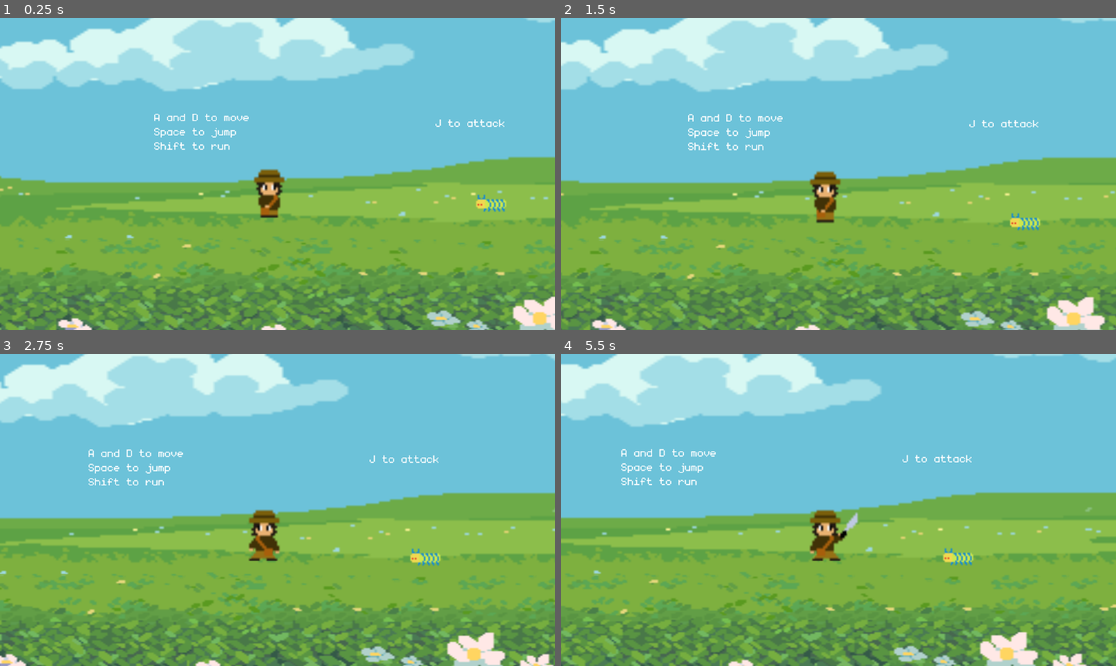
Above: before the commit, frames 1-4 (two rows, left to right).
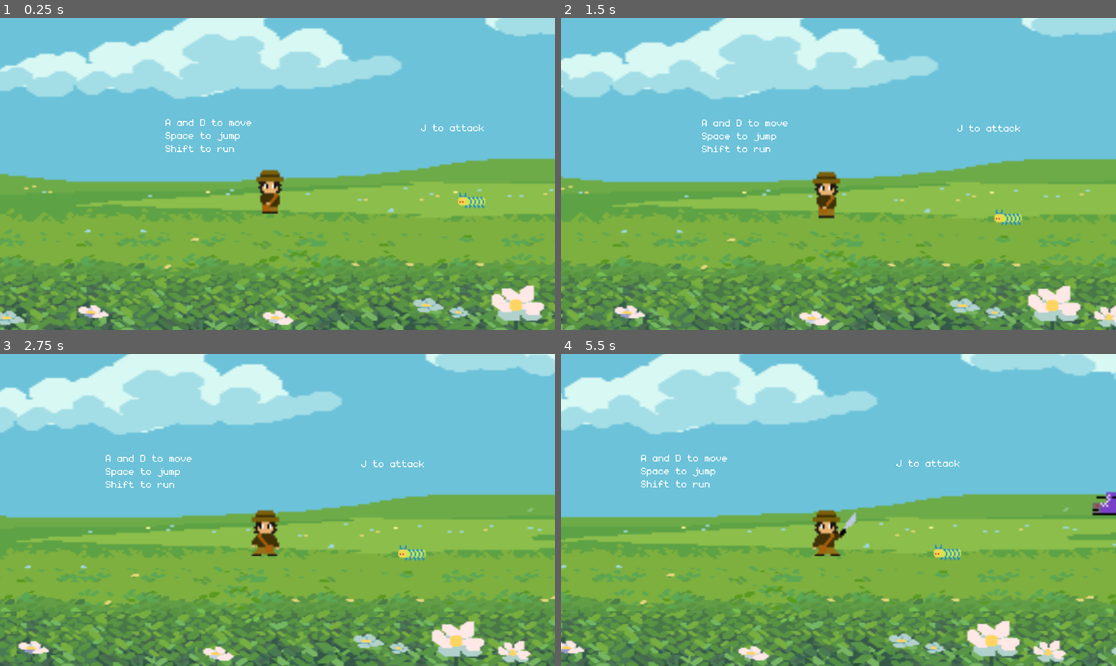
Above: after the commit, the same moments.

Repository: ako3131/traj-flower-frenzy
Game: Godot game, scene res://scenes/level_0.tscn
The game is run twice, just before and just after one commit, with the same random seed, the same clock (stepped at 60 frames per second) and the same inputs. Sound files missing from this copy of the repository are replaced by a short silence.
Inputs:
- Up to frame 1 (0.25 s): no input
- Up to frame 2 (1.5 s): hold D (right) from 0.53 s (still down); tap J (attack) at 0.6 s; tap Space (jump) at 0.77 s; tap Shift (sprint) at 1.35 s
- Up to frame 3 (2.75 s): tap Space (jump) at 1.52 s; release D (right) at 2.03 s; hold A (left) from 2.03 s (still down); tap J (attack) at 2.1 s
- Up to frame 4 (5.5 s): release A (left) at 2.78 s; hold D (right) 2.78-4.28 s; tap Shift (sprint) at 2.85, 4.35 s; tap Space (jump) at 3.02, 3.77, 4.52 s; tap J (attack) at 3.6, 5.1 s; hold A (left) 4.28-5.03 s; hold D (right) from 5.03 s (still down)

The runs differ from the first frame. In frame 1, 25% of the frame differs, in the area x 0-100%, y 0-100%; in frame 2, 25%; in frame 3, 25%; in frame 4, 25%.

Commit message:
changed window and added music

Diff:
--- /dev/null
+++ b/Flower-Frenzy-main/music.gd
@@ -0,0 +1,12 @@
+extends Node2D
+
+@onready var audio_player = $AudioStreamPlayer2D
+
+func _ready():
+	# Ensure the audio plays and loops
+	audio_player.play()
+	audio_player.finished.connect(_on_audio_finished)
+
+func _on_audio_finished():
+	# Restart playback when the audio finishes
+	audio_player.play()
--- /dev/null
+++ b/Flower-Frenzy-main/music.tscn
@@ -0,0 +1,11 @@
+[gd_scene load_steps=3 format=3 uid="uid://co6v5mapptj0s"]
+
+[ext_resource type="Script" path="res://music.gd" id="1_20e8s"]
+[ext_resource type="AudioStream" uid="uid://bgvtfat2tpi6b" path="res://arts/forest.wav" id="1_fsp3w"]
+
+[node name="music" type="Node2D"]
+script = ExtResource("1_20e8s")
+
+[node name="AudioStreamPlayer2D" type="AudioStreamPlayer2D" parent="."]
+stream = ExtResource("1_fsp3w")
+autoplay = true
--- a/Flower-Frenzy-main/project.godot
+++ b/Flower-Frenzy-main/project.godot
@@ -14,6 +14,11 @@
 run/main_scene="res://scenes/level_0.tscn"
 config/features=PackedStringArray("4.3", "GL Compatibility")
 config/icon="res://icon.svg"
+
+[display]
+
+window/size/viewport_width=2304
+window/size/viewport_height=1296
 
 [editor]
 
--- a/Flower-Frenzy-main/scenes/coco.tscn
+++ b/Flower-Frenzy-main/scenes/coco.tscn
@@ -133,7 +133,6 @@
 [node name="Camera2D" type="Camera2D" parent="." node_paths=PackedStringArray("player")]
 position = Vector2(-10, 0)
 scale = Vector2(3.36563, -2.36483)
-zoom = Vector2(0.55, 0.55)
 script = ExtResource("2_cudp5")
 player = NodePath("..")
 
--- a/Flower-Frenzy-main/scenes/level_0.tscn
+++ b/Flower-Frenzy-main/scenes/level_0.tscn
@@ -6,6 +6,7 @@
 [ext_resource type="Texture2D" uid="uid://b2j8kirj8roj2" path="res://arts/summer5/4.png" id="3_ubabo"]
 [ext_resource type="PackedScene" uid="uid://ctvurwa2kqli0" path="res://scenes/coco.tscn" id="4_0xxdp"]
 [ext_resource type="PackedScene" uid="uid://dqwy57ab5g3sg" path="res://scenes/next_level.tscn" id="5_8a5nr"]
+[ext_resource type="PackedScene" uid="uid://co6v5mapptj0s" path="res://music.tscn" id="8_8nlex"]
 [ext_resource type="FontFile" uid="uid://dqurhn86yqfc3" path="res://arts/monogram.ttf" id="8_fxxo2"]
 
 [sub_resource type="WorldBoundaryShape2D" id="WorldBoundaryShape2D_16hde"]
@@ -94,3 +95,5 @@
 theme_override_fonts/font = ExtResource("8_fxxo2")
 theme_override_font_sizes/font_size = 64
 text = "Enter to Level 1"
+
+[node name="music" parent="." instance=ExtResource("8_8nlex")]
--- a/Flower-Frenzy-main/scenes/level_1.tscn
+++ b/Flower-Frenzy-main/scenes/level_1.tscn
@@ -6,6 +6,7 @@
 [ext_resource type="Texture2D" uid="uid://jyfqg6lg6uko" path="res://arts/Forest-nature-fantasy-tilese/BG_1/BG_1.png" id="4_0xcho"]
 [ext_resource type="Texture2D" uid="uid://gsamj2m6hi6n" path="res://arts/Forest-nature-fantasy-tilese/BG_2/BG_2.png" id="5_wqrka"]
 [ext_resource type="Texture2D" uid="uid://v7kmwe86u8el" path="res://arts/Forest-nature-fantasy-tilese/BG_3/BG_3.png" id="6_5etcc"]
+[ext_resource type="PackedScene" uid="uid://co6v5mapptj0s" path="res://music.tscn" id="7_63pmp"]
 
 [sub_resource type="TileSetAtlasSource" id="TileSetAtlasSource_5c3xw"]
 texture = ExtResource("3_65c1m")
@@ -872,3 +873,5 @@
 position = Vector2(2635, 908)
 scale = Vector2(6, 6)
 texture = ExtResource("6_5etcc")
+
+[node name="music" parent="." instance=ExtResource("7_63pmp")]
Not shown: 1 places in Flower-Frenzy-main/scenes/level_0.tscn that only renumber resources
Not shown: 1 places in Flower-Frenzy-main/scenes/level_1.tscn that only renumber resources
Not shown, added: Flower-Frenzy-main/arts/Forest-nature-fantasy-tilese/forest.m4a
Not shown, added: Flower-Frenzy-main/arts/forest.m4a
Not shown, added: Flower-Frenzy-main/arts/forest.wav
